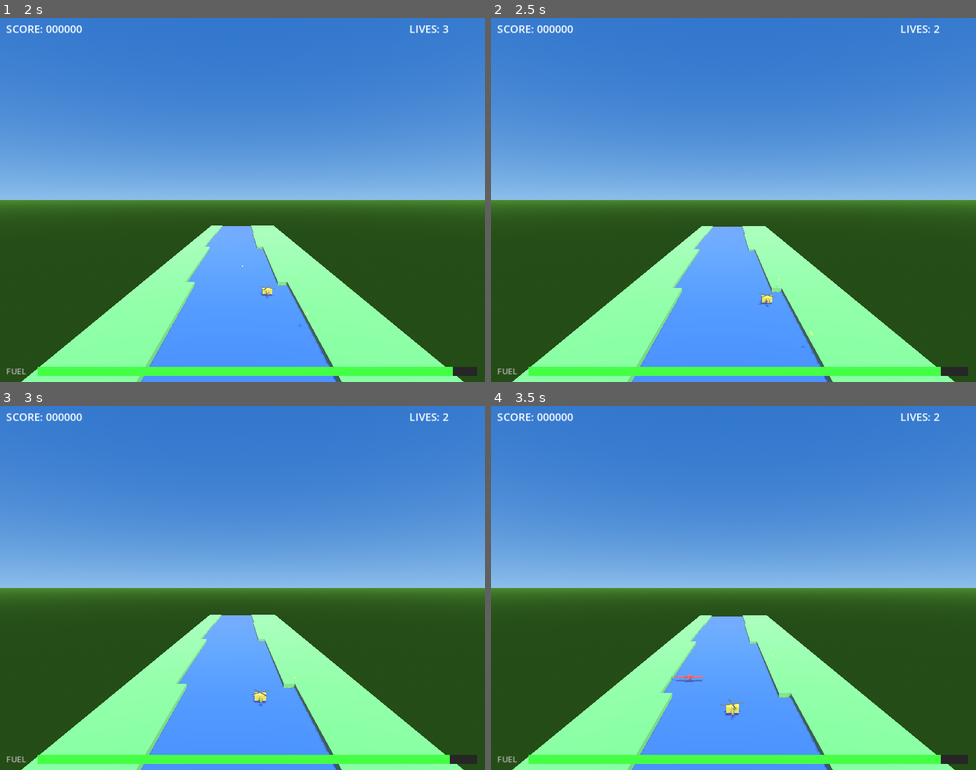
Above: before the commit, frames 1-4 (two rows, left to right).
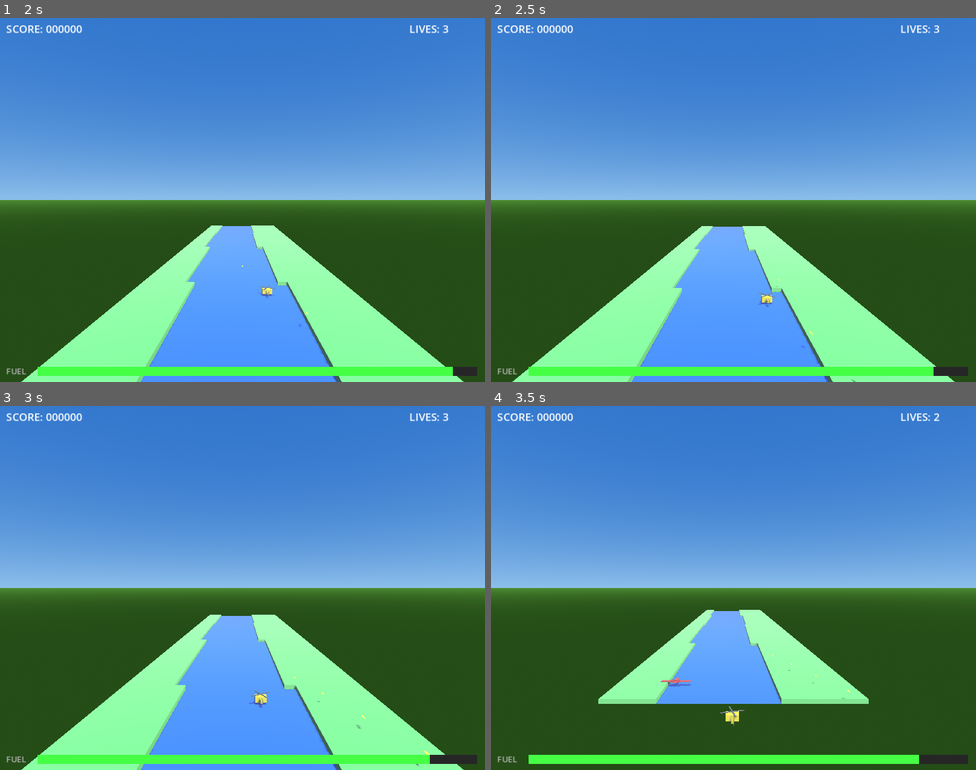
Above: after the commit, the same moments.

Repository: brozbicki2/river-raid-3d
Game: Godot game, scene res://scenes/main.tscn
Two runs of this game, one before a commit and one after it. Both use one fixed random seed, a clock stepped at 60 frames per second and the inputs below.
Inputs:
- Up to frame 1 (2 s): tap Space (shoot) at 0.5, 1.35 s; hold D (move_right) 0.53-1.28 s; hold Space (shoot) 0.53-1.28 s; hold S (move_down) from 1.28 s (still down)
- Up to frame 2 (2.5 s): release S (move_down) at 2.03 s; hold D (move_right) from 2.03 s (still down); hold Space (shoot) from 2.03 s (still down)
- Up to frame 3 (3 s): release D (move_right) at 2.78 s; release Space (shoot) at 2.78 s; hold W (move_up) from 2.78 s (still down); tap Space (shoot) at 2.85 s
- Up to frame 4 (3.5 s): keep holding W (move_up)

Frame 1 is identical in both runs. In frame 2, less than 0.1% of the frame differs, in the area x 74-93%, y 2-100%; in frame 3, 0.3%; in frame 4, 12%, in the area x 4-96%, y 56-100%.

Commit message:
Dodaj invincibility 2.5s po starcie i respawnie
- Gracz: 2.5s nietykalności — nie może zginąć przy spawnie
  gdy wróg siedzi na jego pozycji
- Gracz miga podczas nietykalności (visual feedback)
- Kolor gracza bez zmian (biały)

Co-Authored-By: Claude Sonnet 4.6 <noreply@anthropic.com>

Diff:
--- a/scripts/main.gd
+++ b/scripts/main.gd
@@ -15,6 +15,9 @@
 
 var death_timer: float = 0.0
 const DEATH_DELAY: float = 1.8
+
+var invincibility_timer: float = 0.0
+const INVINCIBILITY_DURATION: float = 2.5
 
 var _scroll_offset: float = 0.0
 
@@ -107,6 +110,8 @@
 	player.position = Vector3(0.0, 1.5, 8.0)
 	player.is_dead = false
 	player.visible = true
+	player._hit_flash_timer = 0.0
+	invincibility_timer = INVINCIBILITY_DURATION
 
 func _process(delta: float) -> void:
 	match state:
@@ -127,6 +132,11 @@
 				_start_game()
 
 func _update_game(delta: float) -> void:
+	if invincibility_timer > 0.0:
+		invincibility_timer -= delta
+		# Flash player during invincibility
+		player.visible = fmod(invincibility_timer * 8.0, 2.0) > 1.0
+
 	var speed_ratio: float = player.get_speed_ratio()
 	var current_scroll: float = BASE_SCROLL_SPEED * speed_ratio
 	river_gen.scroll_speed = current_scroll
@@ -142,8 +152,10 @@
 		_on_player_died()
 		return
 
-	_check_bank_collision()
-	_check_enemy_collisions()
+	if invincibility_timer <= 0.0:
+		_check_bank_collision()
+		_check_enemy_collisions()
+
 	_check_bullet_collisions()
 	_check_fuel_refueling(speed_ratio, delta)
 
@@ -243,6 +255,7 @@
 	player._hit_flash_timer = 0.0
 	player.position = Vector3(0.0, 1.5, 8.0)
 	hud.update_fuel(1.0)
+	invincibility_timer = INVINCIBILITY_DURATION
 
 func _spawn_explosion(pos: Vector3) -> void:
 	var exp := Node3D.new()
